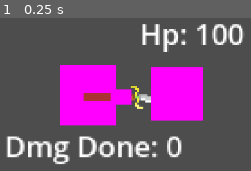
Above: before the commit, frame 1.
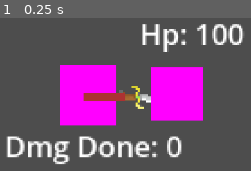
Above: after the commit, the same moment.

Repository: JohnathanRH/Boss-Rush-Game-Jam-25
Game: Godot game, scene res://tscn/test.tscn
Same seed, same stepped clock (60 frames per second), same inputs: the game is played once before the commit and once after it. The project has no main scene, so this scene is started directly.
Inputs:
- Up to frame 1 (0.25 s): no input

The runs differ from the first frame. In frame 1, 1.0% of the frame differs, in the area x 43-59%, y 44-60%.

Commit message:
melee attached
no mouse control yet, in progress

Diff:
--- a/spin/project.godot
+++ b/spin/project.godot
@@ -19,11 +19,13 @@
 dbg_downward={
 "deadzone": 0.5,
 "events": [Object(InputEventKey,"resource_local_to_scene":false,"resource_name":"","device":-1,"window_id":0,"alt_press …(195 unchanged characters)…
+, Object(InputEventMouseButton,"resource_local_to_scene":false,"resource_name":"","device":-1,"window_id":0,"alt_pressed":false,"shift_pressed":false,"ctrl_pressed":false,"meta_pressed":false,"button_mask":0,"position":Vector2(0, 0),"global_position":Vector2(0, 0),"factor":1.0,"button_index":5,"canceled":false,"pressed":false,"double_click":false,"script":null)
 ]
 }
 dbg_upward={
 "deadzone": 0.5,
 "events": [Object(InputEventKey,"resource_local_to_scene":false,"resource_name":"","device":-1,"window_id":0,"alt_press …(195 unchanged characters)…
+, Object(InputEventMouseButton,"resource_local_to_scene":false,"resource_name":"","device":-1,"window_id":0,"alt_pressed":false,"shift_pressed":false,"ctrl_pressed":false,"meta_pressed":false,"button_mask":0,"position":Vector2(0, 0),"global_position":Vector2(0, 0),"factor":1.0,"button_index":4,"canceled":false,"pressed":false,"double_click":false,"script":null)
 ]
 }
 
--- a/spin/tscn/player.tscn
+++ b/spin/tscn/player.tscn
@@ -18,10 +18,12 @@
 @export var arm : Sprite2D
 @export var debug : Sprite2D
 @export var player : CharacterBody2D
+@export var radius := 50.0
 @onready var prevPos : Vector2
 
 func _physics_process(delta: float) -> void:
-	pass
+	position = Vector2(arm.position.x+radius*cos(arm.rotation), arm.position.y+radius*sin(arm.rotation))
+	rotation = arm.rotation
 
 func _on_velocity_sim_timeout() -> void:
 	prevPos = position
@@ -48,10 +50,8 @@
 	var mpos = get_global_mouse_position()
 	if Input.is_action_pressed(\"dbg_downward\"):
 		direction = clamp(direction+slide, -1, 1)
-		print(direction)
 	elif Input.is_action_pressed(\"dbg_upward\"):
 		direction = clamp(direction-slide, -1, 1)
-		print(direction)
 	if (Input.is_action_just_pressed(\"dbg_downward\") or Input.is_action_just_pressed(\"dbg_upward\")) and angular_velocity <= 0.1:
 		angular_velocity = 0.1
 	if Input.is_action_pressed(\"dbg_downward\") or Input.is_action_pressed(\"dbg_upward\"):
@@ -61,12 +61,11 @@
 	rotation += (angular_velocity*delta) * direction
 
 func _unhandled_input(event: InputEvent) -> void:
-	pass
-	#if event is InputEventMouseButton:
-		#if event.button_index == MOUSE_BUTTON_WHEEL_UP:
-			#print(\"velocity -\")
-		#elif event.button_index == MOUSE_BUTTON_WHEEL_DOWN:
-			#print(\"velocity +\")
+	if event is InputEventMouseButton:
+		if event.button_index == MOUSE_BUTTON_WHEEL_UP:
+			print(\"velocity -\")
+		elif event.button_index == MOUSE_BUTTON_WHEEL_DOWN:
+			print(\"velocity +\")
 
 func _on_velocity_sim_timeout() -> void:
 	prev_theta = rotation
@@ -116,6 +115,8 @@
 wait_time = 0.06
 autostart = true
 
+[node name="scrollDelay" type="Timer" parent="Sprites/OnHand"]
+
 [node name="ArmPlaceholder" type="Sprite2D" parent="Sprites"]
 position = Vector2(21, -44)
 texture = ExtResource("2_h0km1")
@@ -140,6 +141,7 @@
 [node name="Camera2D" type="Camera2D" parent="."]
 
 [node name="debug" type="Sprite2D" parent="."]
+visible = false
 position = Vector2(174, -122)
 scale = Vector2(30.75, 21.5)
 texture = SubResource("PlaceholderTexture2D_kpbnw")
